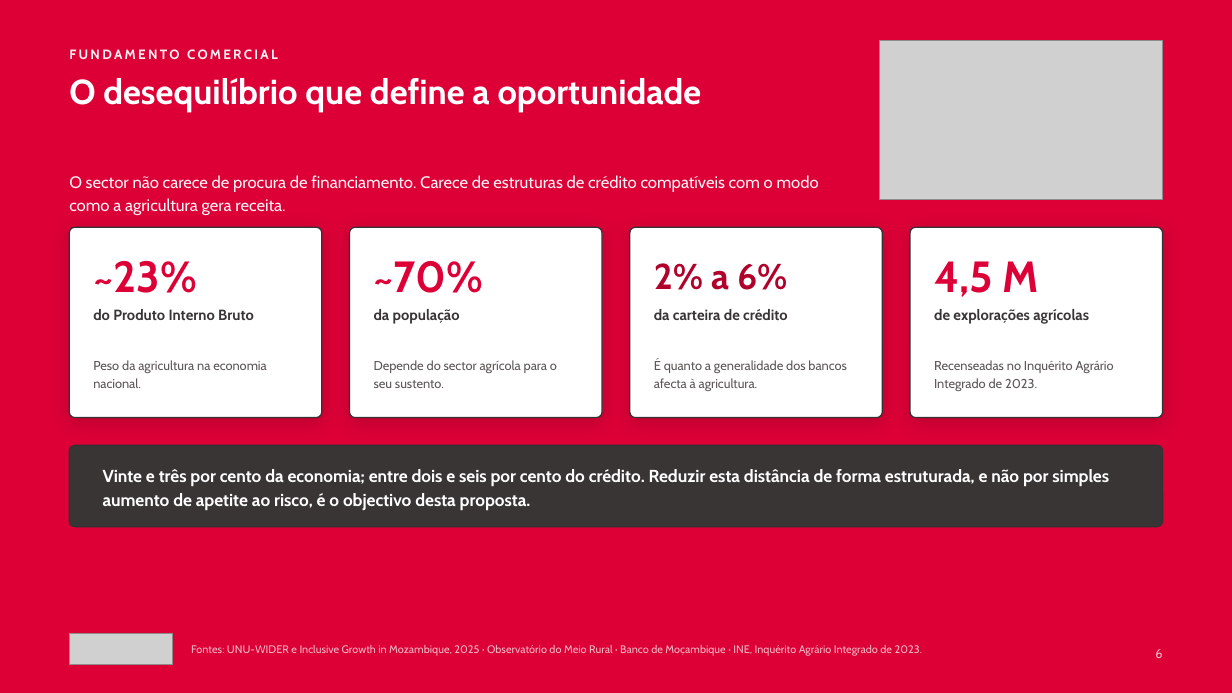
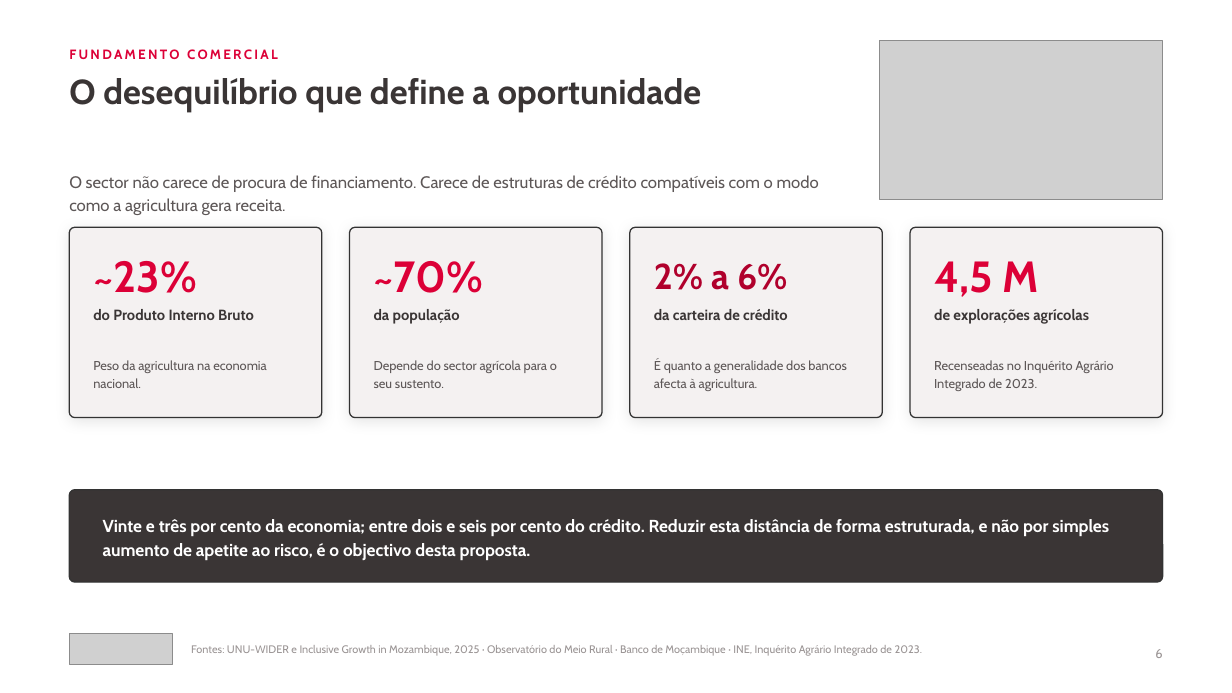
Before and after one commit to timoteomirolejr-hue/momo, a slide deck: slide 6 of cvp-agronegocios/CVP_Agronegocios_Absa_Mocambique_2026.pptx. Drawn at 1232x693 pixels with LibreOffice and Linux fonts; fonts in the diff are those of the drawing; grey boxes stand for pictures. Boxes give left, top, right and bottom in pixels: in the first picture for what was removed or moved away, otherwise in the second. Text is boxed around its words. In the diff, an @@ line names an element or a change of style, - is before the commit and + after.

```diff
--- a/cvp-agronegocios/CVP_Agronegocios_Absa_Mocambique_2026.pptx
+++ b/cvp-agronegocios/CVP_Agronegocios_Absa_Mocambique_2026.pptx
@@ background #DC0037 to #FFFFFF @@
@@ text "FUNDAMENTO COMERCIAL" at box(69, 49, 278, 59): text colour #FFF1F3 to #DC0037 @@
@@ text "O desequilíbrio que define a ..." at box(69, 78, 702, 112): text colour #FFFFFF to #3A3535 @@
@@ text "O sector não carece de ..." at box(69, 175, 819, 215): text colour #FFF1F3 to #5D5757 @@
@@ fill #FFFFFF to #F4F1F1; shadow changed in 4 elements at box(69, 227, 322, 418), box(349, 227, 602, 418), box(630, 227, 883, 418), box(910, 227, 1163, 418) @@
@@ rounded rectangle: place and size @@
-rounded rectangle at box(69, 445, 1163, 527)
+rounded rectangle at box(69, 490, 1163, 582)
@@ rounded rectangle at box(69, 490, 1163, 582): proportions changed @@
@@ text "Vinte e três por cento ...": place and size @@
-text "Vinte e três por cento ..." at box(103, 469, 1109, 510)
+text "Vinte e três por cento ..." at box(103, 519, 1109, 560)
@@ text "Fontes: UNU-WIDER e Inclusive Growth ..." at box(191, 645, 922, 656): text colour #F3B9C4 to #9A9494 @@
@@ text "6" at box(1155, 649, 1162, 658): text colour #F3B9C4 to #9A9494 @@
```
Also in this commit, not shown: 22 other slides changed, 2 other files.
